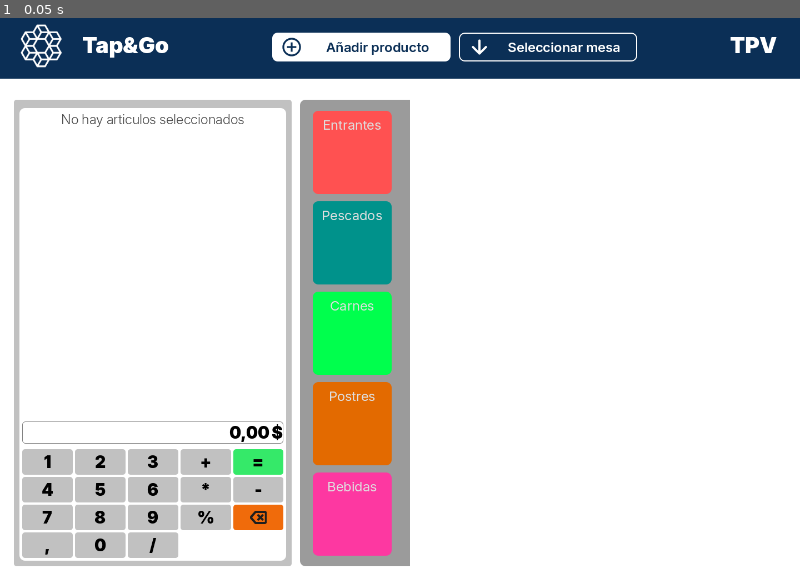
Above: before the commit, frame 1.
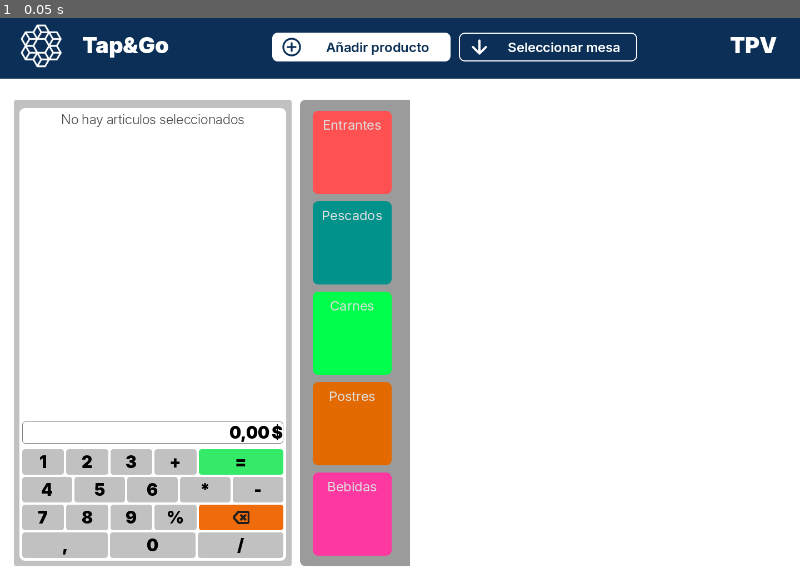
Above: after the commit, the same moment.

Repository: rteijeiro/tpv
Game: Godot game, scene res://scenes/main.tscn
Two runs of this game, one before a commit and one after it. Both use one fixed random seed, a clock stepped at 60 frames per second and the inputs below.
Inputs:
- Up to frame 1 (0.05 s): no input

The runs differ from the first frame. In frame 1, 1.7% of the frame differs, in the area x 4-36%, y 76-97%.

Commit message:
Cambiado el panel de la calculadora

Diff:
--- a/scenes/calculator.tscn
+++ b/scenes/calculator.tscn
@@ -89,241 +89,254 @@
 theme = ExtResource("4_n0t3b")
 text = "$"
 
-[node name="GridContainer" type="GridContainer" parent="PanelContainer/MarginContainer/PanelContainer/MarginContainer/VBoxContainer"]
-layout_mode = 2
-columns = 5
-
-[node name="PanelContainer" type="PanelContainer" parent="PanelContainer/MarginContainer/PanelContainer/MarginContainer/VBoxContainer/GridContainer"]
-layout_mode = 2
-size_flags_horizontal = 3
-size_flags_vertical = 3
-theme = ExtResource("1_31te4")
-
-[node name="Uno" type="Button" parent="PanelContainer/MarginContainer/PanelContainer/MarginContainer/VBoxContainer/GridContainer/PanelContainer"]
+[node name="VBoxContainer" type="VBoxContainer" parent="PanelContainer/MarginContainer/PanelContainer/MarginContainer/VBoxContainer"]
+layout_mode = 2
+
+[node name="HBoxContainer" type="HBoxContainer" parent="PanelContainer/MarginContainer/PanelContainer/MarginContainer/VBoxContainer/VBoxContainer"]
+layout_mode = 2
+
+[node name="PanelContainer" type="PanelContainer" parent="PanelContainer/MarginContainer/PanelContainer/MarginContainer/VBoxContainer/VBoxContainer/HBoxContainer"]
+layout_mode = 2
+size_flags_horizontal = 3
+size_flags_vertical = 3
+theme = ExtResource("1_31te4")
+
+[node name="Uno" type="Button" parent="PanelContainer/MarginContainer/PanelContainer/MarginContainer/VBoxContainer/VBoxContainer/HBoxContainer/PanelContainer"]
 layout_mode = 2
 theme = ExtResource("4_n0t3b")
 text = "1"
 flat = true
 
-[node name="PanelContainer2" type="PanelContainer" parent="PanelContainer/MarginContainer/PanelContainer/MarginContainer/VBoxContainer/GridContainer"]
-layout_mode = 2
-size_flags_horizontal = 3
-size_flags_vertical = 3
-theme = ExtResource("1_31te4")
-
-[node name="Dos" type="Button" parent="PanelContainer/MarginContainer/PanelContainer/MarginContainer/VBoxContainer/GridContainer/PanelContainer2"]
+[node name="PanelContainer2" type="PanelContainer" parent="PanelContainer/MarginContainer/PanelContainer/MarginContainer/VBoxContainer/VBoxContainer/HBoxContainer"]
+layout_mode = 2
+size_flags_horizontal = 3
+size_flags_vertical = 3
+theme = ExtResource("1_31te4")
+
+[node name="Dos" type="Button" parent="PanelContainer/MarginContainer/PanelContainer/MarginContainer/VBoxContainer/VBoxContainer/HBoxContainer/PanelContainer2"]
 layout_mode = 2
 theme = ExtResource("4_n0t3b")
 text = "2"
 flat = true
 
-[node name="PanelContainer5" type="PanelContainer" parent="PanelContainer/MarginContainer/PanelContainer/MarginContainer/VBoxContainer/GridContainer"]
-layout_mode = 2
-size_flags_horizontal = 3
-size_flags_vertical = 3
-theme = ExtResource("1_31te4")
-
-[node name="Tres" type="Button" parent="PanelContainer/MarginContainer/PanelContainer/MarginContainer/VBoxContainer/GridContainer/PanelContainer5"]
+[node name="PanelContainer5" type="PanelContainer" parent="PanelContainer/MarginContainer/PanelContainer/MarginContainer/VBoxContainer/VBoxContainer/HBoxContainer"]
+layout_mode = 2
+size_flags_horizontal = 3
+size_flags_vertical = 3
+theme = ExtResource("1_31te4")
+
+[node name="Tres" type="Button" parent="PanelContainer/MarginContainer/PanelContainer/MarginContainer/VBoxContainer/VBoxContainer/HBoxContainer/PanelContainer5"]
 layout_mode = 2
 theme = ExtResource("4_n0t3b")
 text = "3"
 flat = true
 
-[node name="PanelContainer11" type="PanelContainer" parent="PanelContainer/MarginContainer/PanelContainer/MarginContainer/VBoxContainer/GridContainer"]
-layout_mode = 2
-size_flags_horizontal = 3
-size_flags_vertical = 3
-theme = ExtResource("1_31te4")
-
-[node name="Suma" type="Button" parent="PanelContainer/MarginContainer/PanelContainer/MarginContainer/VBoxContainer/GridContainer/PanelContainer11"]
+[node name="PanelContainer11" type="PanelContainer" parent="PanelContainer/MarginContainer/PanelContainer/MarginContainer/VBoxContainer/VBoxContainer/HBoxContainer"]
+layout_mode = 2
+size_flags_horizontal = 3
+size_flags_vertical = 3
+theme = ExtResource("1_31te4")
+
+[node name="Suma" type="Button" parent="PanelContainer/MarginContainer/PanelContainer/MarginContainer/VBoxContainer/VBoxContainer/HBoxContainer/PanelContainer11"]
 layout_mode = 2
 theme = ExtResource("4_n0t3b")
 text = "+"
 flat = true
 
-[node name="PanelContainer17" type="PanelContainer" parent="PanelContainer/MarginContainer/PanelContainer/MarginContainer/VBoxContainer/GridContainer"]
-layout_mode = 2
+[node name="PanelContainer17" type="PanelContainer" parent="PanelContainer/MarginContainer/PanelContainer/MarginContainer/VBoxContainer/VBoxContainer/HBoxContainer"]
+layout_mode = 2
+size_flags_horizontal = 3
 size_flags_vertical = 3
 size_flags_stretch_ratio = 2.0
 theme = ExtResource("5_oqaqp")
 
-[node name="Resultado" type="Button" parent="PanelContainer/MarginContainer/PanelContainer/MarginContainer/VBoxContainer/GridContainer/PanelContainer17"]
+[node name="Resultado" type="Button" parent="PanelContainer/MarginContainer/PanelContainer/MarginContainer/VBoxContainer/VBoxContainer/HBoxContainer/PanelContainer17"]
 layout_mode = 2
 theme = ExtResource("4_n0t3b")
 text = "="
 flat = true
 
-[node name="PanelContainer4" type="PanelContainer" parent="PanelContainer/MarginContainer/PanelContainer/MarginContainer/VBoxContainer/GridContainer"]
-layout_mode = 2
-size_flags_horizontal = 3
-size_flags_vertical = 3
-theme = ExtResource("1_31te4")
-
-[node name="Cuatro" type="Button" parent="PanelContainer/MarginContainer/PanelContainer/MarginContainer/VBoxContainer/GridContainer/PanelContainer4"]
+[node name="HBoxContainer2" type="HBoxContainer" parent="PanelContainer/MarginContainer/PanelContainer/MarginContainer/VBoxContainer/VBoxContainer"]
+layout_mode = 2
+
+[node name="PanelContainer4" type="PanelContainer" parent="PanelContainer/MarginContainer/PanelContainer/MarginContainer/VBoxContainer/VBoxContainer/HBoxContainer2"]
+layout_mode = 2
+size_flags_horizontal = 3
+size_flags_vertical = 3
+theme = ExtResource("1_31te4")
+
+[node name="Cuatro" type="Button" parent="PanelContainer/MarginContainer/PanelContainer/MarginContainer/VBoxContainer/VBoxContainer/HBoxContainer2/PanelContainer4"]
 layout_mode = 2
 theme = ExtResource("4_n0t3b")
 text = "4"
 flat = true
 
-[node name="PanelContainer3" type="PanelContainer" parent="PanelContainer/MarginContainer/PanelContainer/MarginContainer/VBoxContainer/GridContainer"]
-layout_mode = 2
-theme = ExtResource("1_31te4")
-
-[node name="Cinco" type="Button" parent="PanelContainer/MarginContainer/PanelContainer/MarginContainer/VBoxContainer/GridContainer/PanelContainer3"]
+[node name="PanelContainer3" type="PanelContainer" parent="PanelContainer/MarginContainer/PanelContainer/MarginContainer/VBoxContainer/VBoxContainer/HBoxContainer2"]
+layout_mode = 2
+size_flags_horizontal = 3
+theme = ExtResource("1_31te4")
+
+[node name="Cinco" type="Button" parent="PanelContainer/MarginContainer/PanelContainer/MarginContainer/VBoxContainer/VBoxContainer/HBoxContainer2/PanelContainer3"]
 layout_mode = 2
 theme = ExtResource("4_n0t3b")
 text = "5"
 flat = true
 
-[node name="PanelContainer6" type="PanelContainer" parent="PanelContainer/MarginContainer/PanelContainer/MarginContainer/VBoxContainer/GridContainer"]
-layout_mode = 2
-size_flags_horizontal = 3
-size_flags_vertical = 3
-theme = ExtResource("1_31te4")
-
-[node name="Seis" type="Button" parent="PanelContainer/MarginContainer/PanelContainer/MarginContainer/VBoxContainer/GridContainer/PanelContainer6"]
+[node name="PanelContainer6" type="PanelContainer" parent="PanelContainer/MarginContainer/PanelContainer/MarginContainer/VBoxContainer/VBoxContainer/HBoxContainer2"]
+layout_mode = 2
+size_flags_horizontal = 3
+size_flags_vertical = 3
+theme = ExtResource("1_31te4")
+
+[node name="Seis" type="Button" parent="PanelContainer/MarginContainer/PanelContainer/MarginContainer/VBoxContainer/VBoxContainer/HBoxContainer2/PanelContainer6"]
 layout_mode = 2
 theme = ExtResource("4_n0t3b")
 text = "6"
 flat = true
 
-[node name="PanelContainer12" type="PanelContainer" parent="PanelContainer/MarginContainer/PanelContainer/MarginContainer/VBoxContainer/GridContainer"]
-layout_mode = 2
-size_flags_horizontal = 3
-size_flags_vertical = 3
-theme = ExtResource("1_31te4")
-
-[node name="Multiplicacion" type="Button" parent="PanelContainer/MarginContainer/PanelContainer/MarginContainer/VBoxContainer/GridContainer/PanelContainer12"]
+[node name="PanelContainer12" type="PanelContainer" parent="PanelContainer/MarginContainer/PanelContainer/MarginContainer/VBoxContainer/VBoxContainer/HBoxContainer2"]
+layout_mode = 2
+size_flags_horizontal = 3
+size_flags_vertical = 3
+theme = ExtResource("1_31te4")
+
+[node name="Multiplicacion" type="Button" parent="PanelContainer/MarginContainer/PanelContainer/MarginContainer/VBoxContainer/VBoxContainer/HBoxContainer2/PanelContainer12"]
 layout_mode = 2
 theme = ExtResource("4_n0t3b")
 text = "*"
 flat = true
 
-[node name="PanelContainer13" type="PanelContainer" parent="PanelContainer/MarginContainer/PanelContainer/MarginContainer/VBoxContainer/GridContainer"]
-layout_mode = 2
-size_flags_horizontal = 3
-size_flags_vertical = 3
-theme = ExtResource("1_31te4")
-
-[node name="Resta" type="Button" parent="PanelContainer/MarginContainer/PanelContainer/MarginContainer/VBoxContainer/GridContainer/PanelContainer13"]
+[node name="PanelContainer13" type="PanelContainer" parent="PanelContainer/MarginContainer/PanelContainer/MarginContainer/VBoxContainer/VBoxContainer/HBoxContainer2"]
+layout_mode = 2
+size_flags_horizontal = 3
+size_flags_vertical = 3
+theme = ExtResource("1_31te4")
+
+[node name="Resta" type="Button" parent="PanelContainer/MarginContainer/PanelContainer/MarginContainer/VBoxContainer/VBoxContainer/HBoxContainer2/PanelContainer13"]
 layout_mode = 2
 theme = ExtResource("4_n0t3b")
 text = "-"
 flat = true
 
-[node name="PanelContainer7" type="PanelContainer" parent="PanelContainer/MarginContainer/PanelContainer/MarginContainer/VBoxContainer/GridContainer"]
-layout_mode = 2
-size_flags_horizontal = 3
-size_flags_vertical = 3
-theme = ExtResource("1_31te4")
-
-[node name="Siete" type="Button" parent="PanelContainer/MarginContainer/PanelContainer/MarginContainer/VBoxContainer/GridContainer/PanelContainer7"]
+[node name="HBoxContainer3" type="HBoxContainer" parent="PanelContainer/MarginContainer/PanelContainer/MarginContainer/VBoxContainer/VBoxContainer"]
+layout_mode = 2
+
+[node name="PanelContainer7" type="PanelContainer" parent="PanelContainer/MarginContainer/PanelContainer/MarginContainer/VBoxContainer/VBoxContainer/HBoxContainer3"]
+layout_mode = 2
+size_flags_horizontal = 3
+size_flags_vertical = 3
+theme = ExtResource("1_31te4")
+
+[node name="Siete" type="Button" parent="PanelContainer/MarginContainer/PanelContainer/MarginContainer/VBoxContainer/VBoxContainer/HBoxContainer3/PanelContainer7"]
 layout_mode = 2
 theme = ExtResource("4_n0t3b")
 text = "7"
 flat = true
 
-[node name="PanelContainer8" type="PanelContainer" parent="PanelContainer/MarginContainer/PanelContainer/MarginContainer/VBoxContainer/GridContainer"]
-layout_mode = 2
-size_flags_horizontal = 3
-size_flags_vertical = 3
-theme = ExtResource("1_31te4")
-
-[node name="Ocho" type="Button" parent="PanelContainer/MarginContainer/PanelContainer/MarginContainer/VBoxContainer/GridContainer/PanelContainer8"]
+[node name="PanelContainer8" type="PanelContainer" parent="PanelContainer/MarginContainer/PanelContainer/MarginContainer/VBoxContainer/VBoxContainer/HBoxContainer3"]
+layout_mode = 2
+size_flags_horizontal = 3
+size_flags_vertical = 3
+theme = ExtResource("1_31te4")
+
+[node name="Ocho" type="Button" parent="PanelContainer/MarginContainer/PanelContainer/MarginContainer/VBoxContainer/VBoxContainer/HBoxContainer3/PanelContainer8"]
 layout_mode = 2
 theme = ExtResource("4_n0t3b")
 text = "8"
 flat = true
 
-[node name="PanelContainer9" type="PanelContainer" parent="PanelContainer/MarginContainer/PanelContainer/MarginContainer/VBoxContainer/GridContainer"]
-layout_mode = 2
-size_flags_horizontal = 3
-size_flags_vertical = 3
-theme = ExtResource("1_31te4")
-
-[node name="Nueve" type="Button" parent="PanelContainer/MarginContainer/PanelContainer/MarginContainer/VBoxContainer/GridContainer/PanelContainer9"]
+[node name="PanelContainer9" type="PanelContainer" parent="PanelContainer/MarginContainer/PanelContainer/MarginContainer/VBoxContainer/VBoxContainer/HBoxContainer3"]
+layout_mode = 2
+size_flags_horizontal = 3
+size_flags_vertical = 3
+theme = ExtResource("1_31te4")
+
+[node name="Nueve" type="Button" parent="PanelContainer/MarginContainer/PanelContainer/MarginContainer/VBoxContainer/VBoxContainer/HBoxContainer3/PanelContainer9"]
 layout_mode = 2
 theme = ExtResource("4_n0t3b")
 text = "9"
 flat = true
 
-[node name="PanelContainer14" type="PanelContainer" parent="PanelContainer/MarginContainer/PanelContainer/MarginContainer/VBoxContainer/GridContainer"]
-layout_mode = 2
-size_flags_horizontal = 3
-size_flags_vertical = 3
-theme = ExtResource("1_31te4")
-
-[node name="Modulo" type="Button" parent="PanelContainer/MarginContainer/PanelContainer/MarginContainer/VBoxContainer/GridContainer/PanelContainer14"]
+[node name="PanelContainer14" type="PanelContainer" parent="PanelContainer/MarginContainer/PanelContainer/MarginContainer/VBoxContainer/VBoxContainer/HBoxContainer3"]
+layout_mode = 2
+size_flags_horizontal = 3
+size_flags_vertical = 3
+theme = ExtResource("1_31te4")
+
+[node name="Modulo" type="Button" parent="PanelContainer/MarginContainer/PanelContainer/MarginContainer/VBoxContainer/VBoxContainer/HBoxContainer3/PanelContainer14"]
 layout_mode = 2
 theme = ExtResource("4_n0t3b")
 text = "%"
 flat = true
 
-[node name="PanelContainer18" type="PanelContainer" parent="PanelContainer/MarginContainer/PanelContainer/MarginContainer/VBoxContainer/GridContainer"]
+[node name="PanelContainer18" type="PanelContainer" parent="PanelContainer/MarginContainer/PanelContainer/MarginContainer/VBoxContainer/VBoxContainer/HBoxContainer3"]
 layout_mode = 2
 size_flags_horizontal = 3
 size_flags_vertical = 3
 size_flags_stretch_ratio = 2.0
 theme = ExtResource("6_jcd2c")
 
-[node name="Delete" type="Button" parent="PanelContainer/MarginContainer/PanelContainer/MarginContainer/VBoxContainer/GridContainer/PanelContainer18"]
+[node name="Delete" type="Button" parent="PanelContainer/MarginContainer/PanelContainer/MarginContainer/VBoxContainer/VBoxContainer/HBoxContainer3/PanelContainer18"]
 layout_mode = 2
 theme = ExtResource("4_n0t3b")
 icon = ExtResource("8_ywcle")
 flat = true
 icon_alignment = 1
 
-[node name="PanelContainer15" type="PanelContainer" parent="PanelContainer/MarginContainer/PanelContainer/MarginContainer/VBoxContainer/GridContainer"]
-layout_mode = 2
-size_flags_horizontal = 3
-size_flags_vertical = 3
-theme = ExtResource("1_31te4")
-
-[node name="Decimal" type="Button" parent="PanelContainer/MarginContainer/PanelContainer/MarginContainer/VBoxContainer/GridContainer/PanelContainer15"]
+[node name="HBoxContainer4" type="HBoxContainer" parent="PanelContainer/MarginContainer/PanelContainer/MarginContainer/VBoxContainer/VBoxContainer"]
+layout_mode = 2
+
+[node name="PanelContainer15" type="PanelContainer" parent="PanelContainer/MarginContainer/PanelContainer/MarginContainer/VBoxContainer/VBoxContainer/HBoxContainer4"]
+layout_mode = 2
+size_flags_horizontal = 3
+size_flags_vertical = 3
+theme = ExtResource("1_31te4")
+
+[node name="Decimal" type="Button" parent="PanelContainer/MarginContainer/PanelContainer/MarginContainer/VBoxContainer/VBoxContainer/HBoxContainer4/PanelContainer15"]
 layout_mode = 2
 theme = ExtResource("4_n0t3b")
 text = ","
 flat = true
 
-[node name="PanelContainer10" type="PanelContainer" parent="PanelContainer/MarginContainer/PanelContainer/MarginContainer/VBoxContainer/GridContainer"]
-layout_mode = 2
-size_flags_horizontal = 3
-size_flags_vertical = 3
-theme = ExtResource("1_31te4")
-
-[node name="Cero" type="Button" parent="PanelContainer/MarginContainer/PanelContainer/MarginContainer/VBoxContainer/GridContainer/PanelContainer10"]
+[node name="PanelContainer10" type="PanelContainer" parent="PanelContainer/MarginContainer/PanelContainer/MarginContainer/VBoxContainer/VBoxContainer/HBoxContainer4"]
+layout_mode = 2
+size_flags_horizontal = 3
+size_flags_vertical = 3
+theme = ExtResource("1_31te4")
+
+[node name="Cero" type="Button" parent="PanelContainer/MarginContainer/PanelContainer/MarginContainer/VBoxContainer/VBoxContainer/HBoxContainer4/PanelContainer10"]
 layout_mode = 2
 theme = ExtResource("4_n0t3b")
 text = "0"
 flat = true
 
-[node name="PanelContainer16" type="PanelContainer" parent="PanelContainer/MarginContainer/PanelContainer/MarginContainer/VBoxContainer/GridContainer"]
-layout_mode = 2
-size_flags_horizontal = 3
-size_flags_vertical = 3
-theme = ExtResource("1_31te4")
-
-[node name="Division" type="Button" parent="PanelContainer/MarginContainer/PanelContainer/MarginContainer/VBoxContainer/GridContainer/PanelContainer16"]
+[node name="PanelContainer16" type="PanelContainer" parent="PanelContainer/MarginContainer/PanelContainer/MarginContainer/VBoxContainer/VBoxContainer/HBoxContainer4"]
+layout_mode = 2
+size_flags_horizontal = 3
+size_flags_vertical = 3
+theme = ExtResource("1_31te4")
+
+[node name="Division" type="Button" parent="PanelContainer/MarginContainer/PanelContainer/MarginContainer/VBoxContainer/VBoxContainer/HBoxContainer4/PanelContainer16"]
 layout_mode = 2
 theme = ExtResource("4_n0t3b")
 text = "/"
 flat = true
 
-[connection signal="pressed" from="PanelContainer/MarginContainer/PanelContainer/MarginContainer/VBoxContainer/GridContainer/PanelContainer/Uno" to="." method="_on_uno_pressed"]
-[connection signal="pressed" from="PanelContainer/MarginContainer/PanelContainer/MarginContainer/VBoxContainer/GridContainer/PanelContainer2/Dos" to="." method="_on_dos_pressed"]
-[connection signal="pressed" from="PanelContainer/MarginContainer/PanelContainer/MarginContainer/VBoxContainer/GridContainer/PanelContainer5/Tres" to="." method="_on_tres_pressed"]
-[connection signal="pressed" from="PanelContainer/MarginContainer/PanelContainer/MarginContainer/VBoxContainer/GridContainer/PanelContainer11/Suma" to="." method="_on_suma_pressed"]
-[connection signal="pressed" from="PanelContainer/MarginContainer/PanelContainer/MarginContainer/VBoxContainer/GridContainer/PanelContainer17/Resultado" to="." method="_on_resultado_pressed"]
-[connection signal="pressed" from="PanelContainer/MarginContainer/PanelContainer/MarginContainer/VBoxContainer/GridContainer/PanelContainer4/Cuatro" to="." method="_on_cuatro_pressed"]
-[connection signal="pressed" from="PanelContainer/MarginContainer/PanelContainer/MarginContainer/VBoxContainer/GridContainer/PanelContainer3/Cinco" to="." method="_on_cinco_pressed"]
-[connection signal="pressed" from="PanelContainer/MarginContainer/PanelContainer/MarginContainer/VBoxContainer/GridContainer/PanelContainer6/Seis" to="." method="_on_seis_pressed"]
-[connection signal="pressed" from="PanelContainer/MarginContainer/PanelContainer/MarginContainer/VBoxContainer/GridContainer/PanelContainer12/Multiplicacion" to="." method="_on_multiplicacion_pressed"]
-[connection signal="pressed" from="PanelContainer/MarginContainer/PanelContainer/MarginContainer/VBoxContainer/GridContainer/PanelContainer13/Resta" to="." method="_on_resta_pressed"]
-[connection signal="pressed" from="PanelContainer/MarginContainer/PanelContainer/MarginContainer/VBoxContainer/GridContainer/PanelContainer7/Siete" to="." method="_on_siete_pressed"]
-[connection signal="pressed" from="PanelContainer/MarginContainer/PanelContainer/MarginContainer/VBoxContainer/GridContainer/PanelContainer8/Ocho" to="." method="_on_ocho_pressed"]
-[connection signal="pressed" from="PanelContainer/MarginContainer/PanelContainer/MarginContainer/VBoxContainer/GridContainer/PanelContainer9/Nueve" to="." method="_on_nueve_pressed"]
-[connection signal="pressed" from="PanelContainer/MarginContainer/PanelContainer/MarginContainer/VBoxContainer/GridContainer/PanelContainer14/Modulo" to="." method="_on_modulo_pressed"]
-[connection signal="pressed" from="PanelContainer/MarginContainer/PanelContainer/MarginContainer/VBoxContainer/GridContainer/PanelContainer18/Delete" to="." method="_on_delete_pressed"]
-[connection signal="pressed" from="PanelContainer/MarginContainer/PanelContainer/MarginContainer/VBoxContainer/GridContainer/PanelContainer15/Decimal" to="." method="_on_decimal_pressed"]
-[connection signal="pressed" from="PanelContainer/MarginContainer/PanelContainer/MarginContainer/VBoxContainer/GridContainer/PanelContainer10/Cero" to="." method="_on_cero_pressed"]
-[connection signal="pressed" from="PanelContainer/MarginContainer/PanelContainer/MarginContainer/VBoxContainer/GridContainer/PanelContainer16/Division" to="." method="_on_division_pressed"]
+[connection signal="pressed" from="PanelContainer/MarginContainer/PanelContainer/MarginContainer/VBoxContainer/VBoxContainer/HBoxContainer/PanelContainer/Uno" to="." method="_on_uno_pressed"]
+[connection signal="pressed" from="PanelContainer/MarginContainer/PanelContainer/MarginContainer/VBoxContainer/VBoxContainer/HBoxContainer/PanelContainer2/Dos" to="." method="_on_dos_pressed"]
+[connection signal="pressed" from="PanelContainer/MarginContainer/PanelContainer/MarginContainer/VBoxContainer/VBoxContainer/HBoxContainer/PanelContainer5/Tres" to="." method="_on_tres_pressed"]
+[connection signal="pressed" from="PanelContainer/MarginContainer/PanelContainer/MarginContainer/VBoxContainer/VBoxContainer/HBoxContainer/PanelContainer11/Suma" to="." method="_on_suma_pressed"]
+[connection signal="pressed" from="PanelContainer/MarginContainer/PanelContainer/MarginContainer/VBoxContainer/VBoxContainer/HBoxContainer/PanelContainer17/Resultado" to="." method="_on_resultado_pressed"]
+[connection signal="pressed" from="PanelContainer/MarginContainer/PanelContainer/MarginContainer/VBoxContainer/VBoxContainer/HBoxContainer2/PanelContainer4/Cuatro" to="." method="_on_cuatro_pressed"]
+[connection signal="pressed" from="PanelContainer/MarginContainer/PanelContainer/MarginContainer/VBoxContainer/VBoxContainer/HBoxContainer2/PanelContainer3/Cinco" to="." method="_on_cinco_pressed"]
+[connection signal="pressed" from="PanelContainer/MarginContainer/PanelContainer/MarginContainer/VBoxContainer/VBoxContainer/HBoxContainer2/PanelContainer6/Seis" to="." method="_on_seis_pressed"]
+[connection signal="pressed" from="PanelContainer/MarginContainer/PanelContainer/MarginContainer/VBoxContainer/VBoxContainer/HBoxContainer2/PanelContainer12/Multiplicacion" to="." method="_on_multiplicacion_pressed"]
+[connection signal="pressed" from="PanelContainer/MarginContainer/PanelContainer/MarginContainer/VBoxContainer/VBoxContainer/HBoxContainer2/PanelContainer13/Resta" to="." method="_on_resta_pressed"]
+[connection signal="pressed" from="PanelContainer/MarginContainer/PanelContainer/MarginContainer/VBoxContainer/VBoxContainer/HBoxContainer3/PanelContainer7/Siete" to="." method="_on_siete_pressed"]
+[connection signal="pressed" from="PanelContainer/MarginContainer/PanelContainer/MarginContainer/VBoxContainer/VBoxContainer/HBoxContainer3/PanelContainer8/Ocho" to="." method="_on_ocho_pressed"]
+[connection signal="pressed" from="PanelContainer/MarginContainer/PanelContainer/MarginContainer/VBoxContainer/VBoxContainer/HBoxContainer3/PanelContainer9/Nueve" to="." method="_on_nueve_pressed"]
+[connection signal="pressed" from="PanelContainer/MarginContainer/PanelContainer/MarginContainer/VBoxContainer/VBoxContainer/HBoxContainer3/PanelContainer14/Modulo" to="." method="_on_modulo_pressed"]
+[connection signal="pressed" from="PanelContainer/MarginContainer/PanelContainer/MarginContainer/VBoxContainer/VBoxContainer/HBoxContainer3/PanelContainer18/Delete" to="." method="_on_delete_pressed"]
+[connection signal="pressed" from="PanelContainer/MarginContainer/PanelContainer/MarginContainer/VBoxContainer/VBoxContainer/HBoxContainer4/PanelContainer15/Decimal" to="." method="_on_decimal_pressed"]
+[connection signal="pressed" from="PanelContainer/MarginContainer/PanelContainer/MarginContainer/VBoxContainer/VBoxContainer/HBoxContainer4/PanelContainer10/Cero" to="." method="_on_cero_pressed"]
+[connection signal="pressed" from="PanelContainer/MarginContainer/PanelContainer/MarginContainer/VBoxContainer/VBoxContainer/HBoxContainer4/PanelContainer16/Division" to="." method="_on_division_pressed"]
